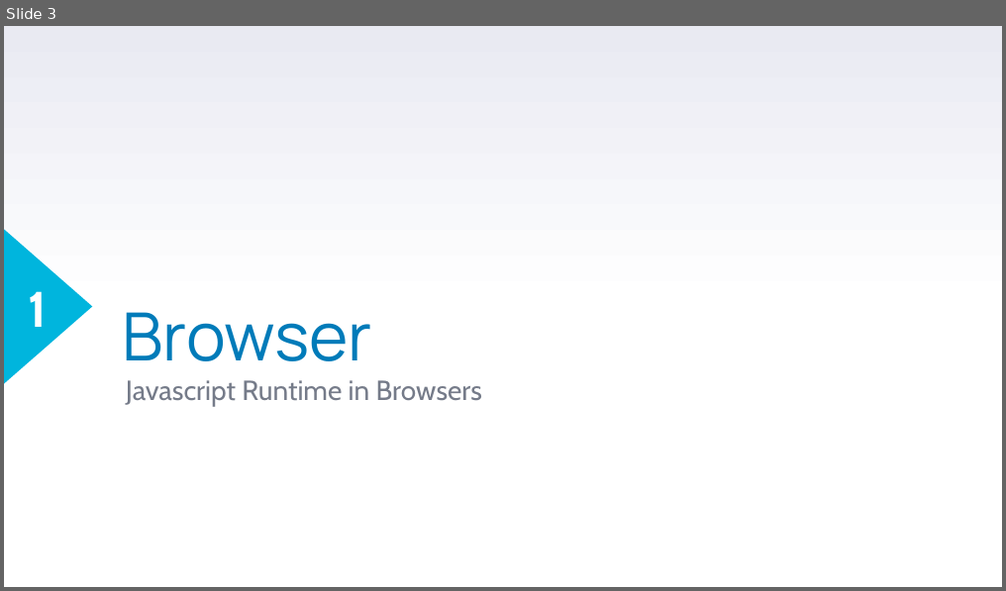
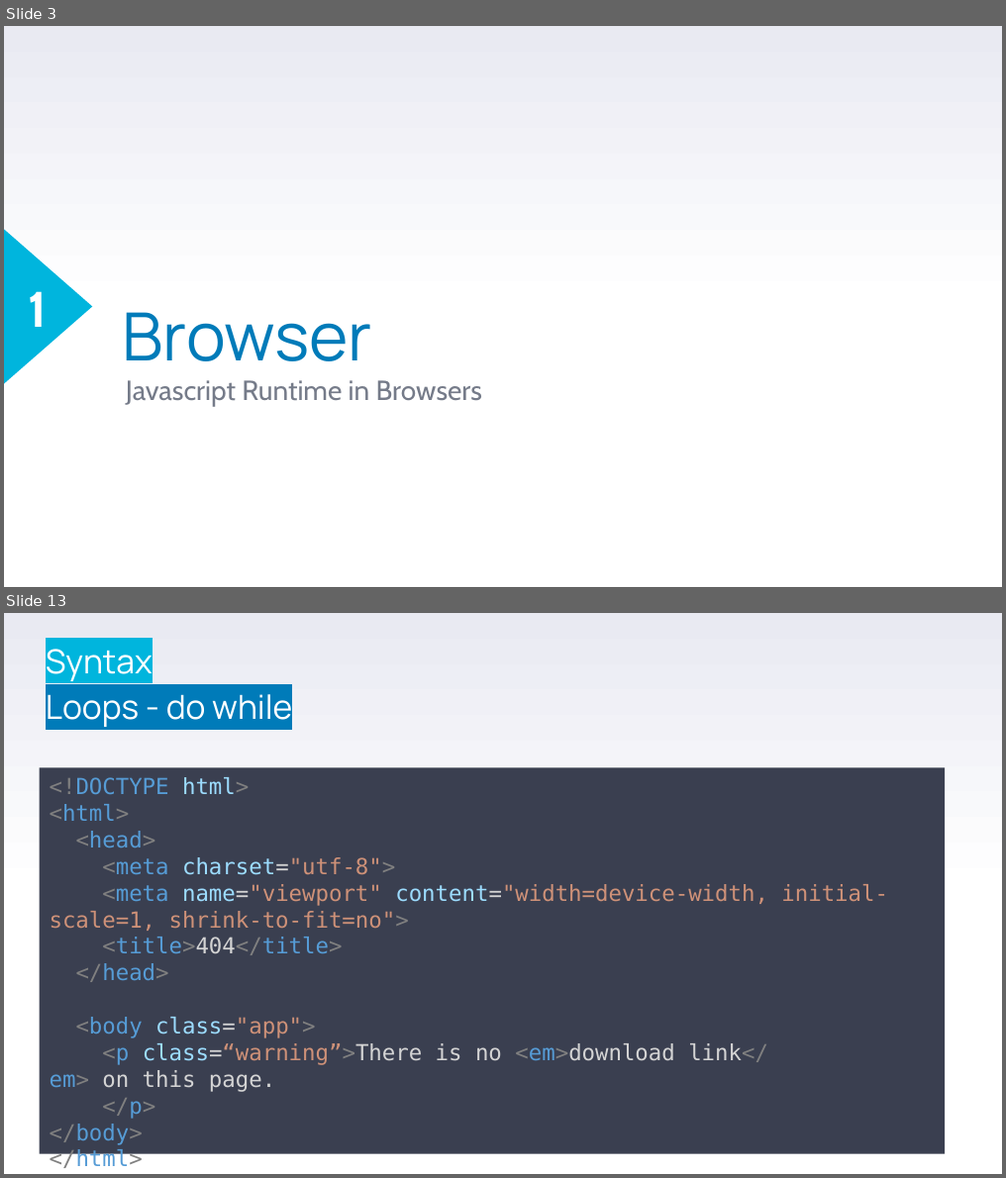
Before and after one commit to stefanofiorenza/KNITS, a slide deck: Programs/Trainings/01-FE/BasicJS/KNITS-Syntax.pptx. Shown one above the other, each under a label of ours: slide 3 before the commit, slides 3 and 13 after it; the slides between them are not shown. The pictures are 1006x591 and 1006x1178 pixels, drawn with LibreOffice and Linux fonts; fonts in the diff are those of the drawing; background and template pictures are left out. Boxes give left, top, right and bottom in pixels: in the first picture for what was removed or moved away, otherwise in the second. Text is boxed around its words. In the diff, an @@ line names an element or a change of style, - is before the commit and + after.

```diff
--- a/Programs/Trainings/01-FE/BasicJS/KNITS-Syntax.pptx
+++ b/Programs/Trainings/01-FE/BasicJS/KNITS-Syntax.pptx
@@ slide 13 added at (x1=4, y1=613, x2=1002, y2=1174), background gradient #FFFFFF to #E9EAF2 @@
@@ text added at (x1=46, y1=649, x2=292, y2=727), 24 pt, text #FFFFFF @@
+Syntax
+Loops - do while
@@ rectangle added at (x1=39, y1=767, x2=944, y2=1154), fill #3A3F50, 16 pt, text #CE9178 @@
+<!DOCTYPE html>
+<html>
+<head>
+<meta charset="utf-8">
+<meta name="viewport" content="width=device-width, initial-scale=1, shrink-to-fit=no">
+<title>404</title>
+</head>
+<body class="app">
+<p class=“warning”>There is no <em>download link</em> on this page.
+</p>
+</body>
+</html>
```
Also in this commit, not shown: 1 slide changed, 17 other slides added, 44 slides removed, 7 other files.
